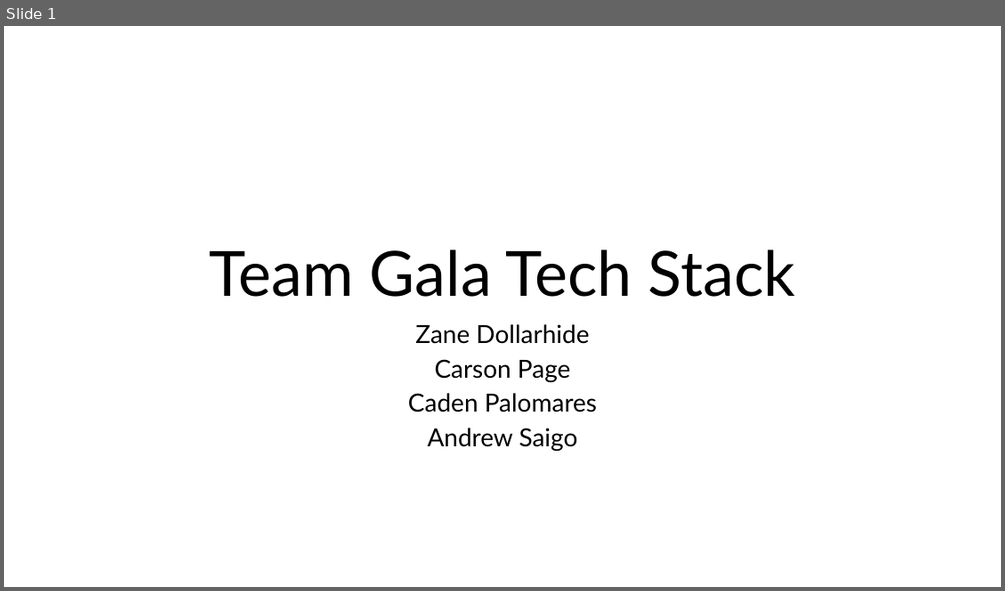
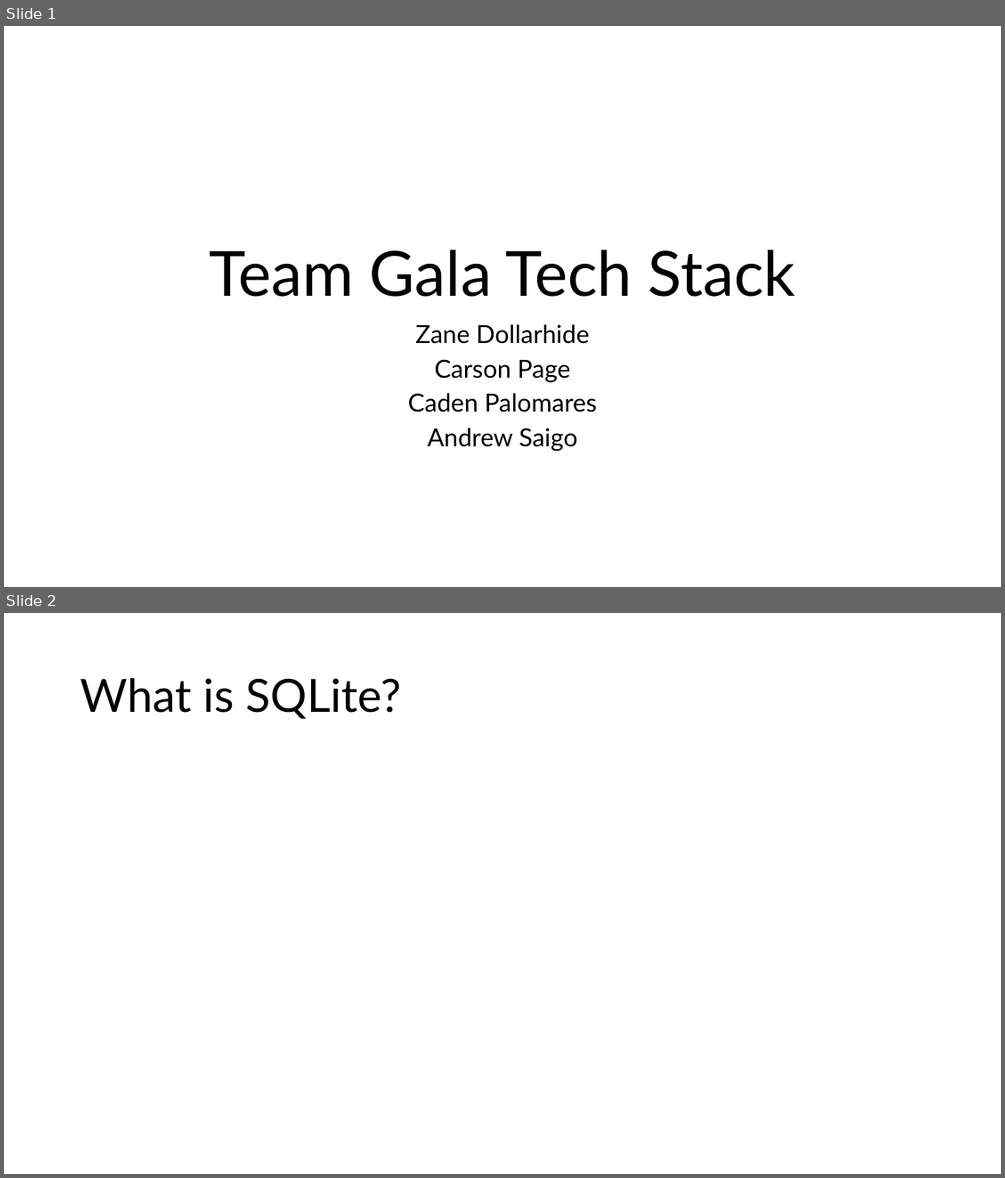
Before and after one commit to Team-Gala-JP/Team-Gala-JP, a slide deck: Team Gala Tech Stack.pptx. Shown one above the other, each under a label of ours: slide 1 before the commit, slides 1 and 2 after it. The pictures are 1005x591 and 1005x1178 pixels, drawn with LibreOffice and Linux fonts; fonts in the diff are those of the drawing. Boxes give left, top, right and bottom in pixels: in the first picture for what was removed or moved away, otherwise in the second. Text is boxed around its words. In the diff, an @@ line names an element or a change of style, - is before the commit and + after.

Commit message:
made 1 slide, not finished

```diff
--- a/Team Gala Tech Stack.pptx
+++ b/Team Gala Tech Stack.pptx
@@ slide 2 added at [4, 613, 1001, 1174], background #FFFFFF @@
@@ title added at [80, 678, 401, 719], 44 pt, text #000000 @@
+What is SQLite?
```
